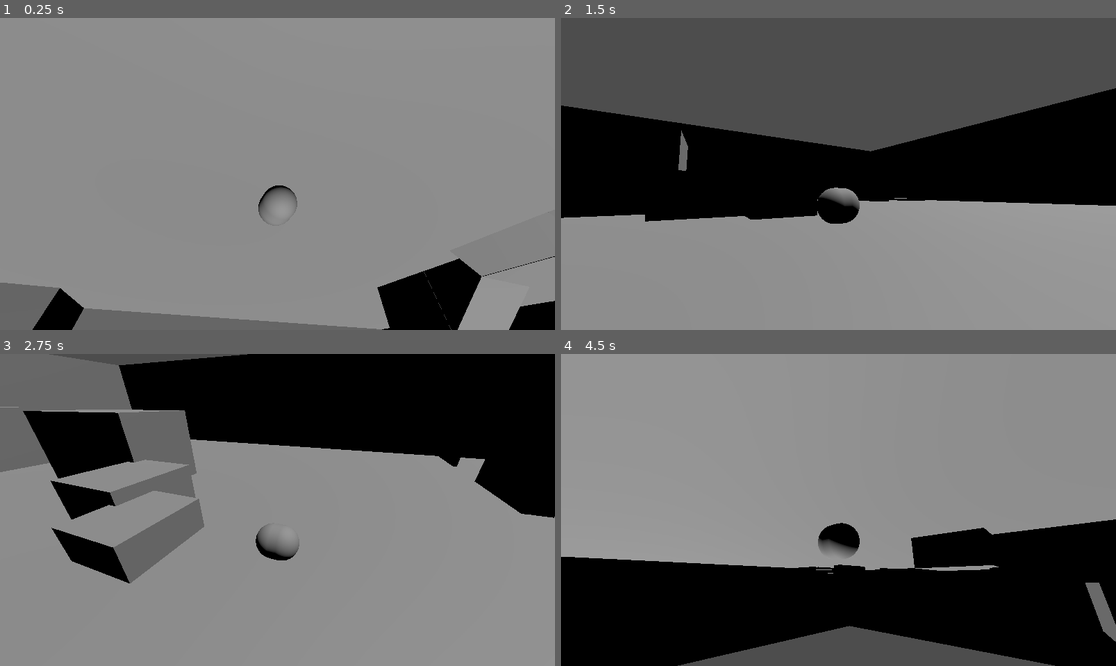
Above: before the commit, frames 1-4 (two rows, left to right).
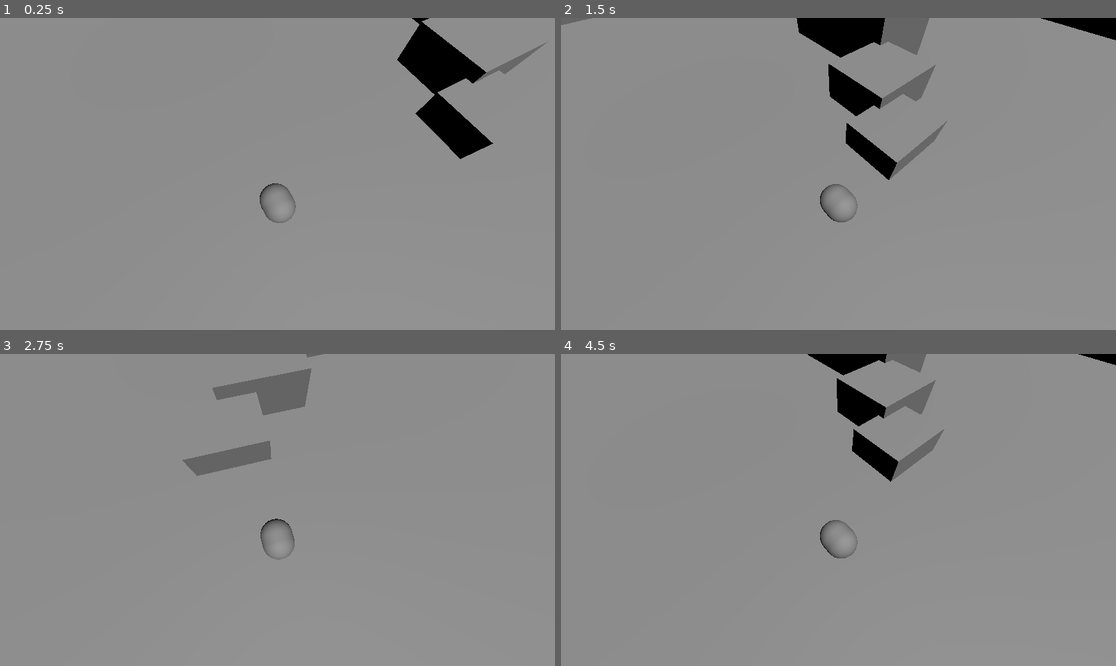
Above: after the commit, the same moments.

Repository: NoneApplicableGames/Project-Cryptid
Game: Godot game, scene res://Scenes/player_playground.tscn
Same seed, same stepped clock (60 frames per second), same inputs: the game is played once before the commit and once after it.
Inputs (mouse positions are in pixels of both pictures, inside the frame that each line leads up to):
- Up to frame 1 (0.25 s): no input
- Up to frame 2 (1.5 s): tap Enter at 0.5 s; move the mouse to (960, 158) at 0.52 s; hold D (move_right) 0.53-1.28 s; move the mouse to (727, 189) at 1.27 s; hold S (move_down) from 1.28 s (still down)
- Up to frame 3 (2.75 s): move the mouse to (333, 441) at 2.02 s; release S (move_down) at 2.03 s; hold D (move_right) from 2.03 s (still down)
- Up to frame 4 (4.5 s): move the mouse to (810, 572) at 2.77 s; release D (move_right) at 2.78 s; hold W (move_up) 2.78-3.53 s; tap Ctrl (camera_reset) at 3.5 s; move the mouse to (1005, 556) at 3.52 s; hold A (move_left) from 3.53 s (still down); move the mouse to (672, 463) at 4.27 s

The runs differ from the first frame. In frame 1, 11% of the frame differs, in the area x 0-100%, y 0-100%; in frame 2, 60%, in the area x 0-100%, y 0-66%; in frame 3, 41%; in frame 4, 40%.

Commit message:
comment
why cant i focus for shit?

Diff:
--- a/Scenes/player_sal.tscn
+++ b/Scenes/player_sal.tscn
@@ -27,5 +27,7 @@
 unique_name_in_owner = true
 script = ExtResource("2_a5mkg")
 
-[node name="Camera3D" type="Camera3D" parent="CameraArm"]
+[node name="PlayerCamera" type="Camera3D" parent="CameraArm"]
+unique_name_in_owner = true
 transform = Transform3D(1, 0, 0, 0, 0.946261, 0.323405, 0, -0.323405, 0.946261, 0, 4.34176, 8.27295)
+fov = 80.0
--- a/Scripts/Player_Camera_Controller.gd
+++ b/Scripts/Player_Camera_Controller.gd
@@ -3,6 +3,9 @@
 
 ##This script controls everything to do with the with the their person camera that follows the player.
 ##This includes moving the character around the player in response to mouse and analogue stick movement.
+
+#reference to the camera
+@onready var camera: Camera3D = %PlayerCamera
 
 ##Export varibles that allow us to fine tune camera behaviour.
 @export_category("Third Person Camera Settings")
@@ -14,25 +17,30 @@
 @export_range (-90, 90, 0.1) var camera_x_lock_min : float
 
 
+#camera will update every physics tick to keep it stable and smooth.
+#(Maybe this will backfire, we'll find out)
+
 func _physics_process(delta) -> void:
 
 	#We want to rotate the camera around the player to keep the roatation consistent
 
 	#Get mouse input.
-	var mouse_input : Vector2= get_viewport().get_mouse_position()
+	var mouse_input_2d : Vector2= get_viewport().get_mouse_position()
+
 
 	#mouse input is vector 2, need to convert to vector 3 for panning the camera
+	var camera_direction := Vector3(-mouse_input_2d.x, -mouse_input_2d.y, 0.0).normalized()
 
-	self.create_tween()
-
-	self.rotation= Vector3(mouse_input.x, mouse_input.y, 0.0)
+	self.rotation = camera_direction
 
 
 	#reset the camera's position to behind the player
 	if Input.is_action_just_pressed("camera_reset"):
 		self.rotation = Vector3(0,0,0)
 
-	#pass placeholder to prevent errors
+
+
+	#pass placeholder to prevent errors if something gets commented out or removed.
 	pass
 
 
